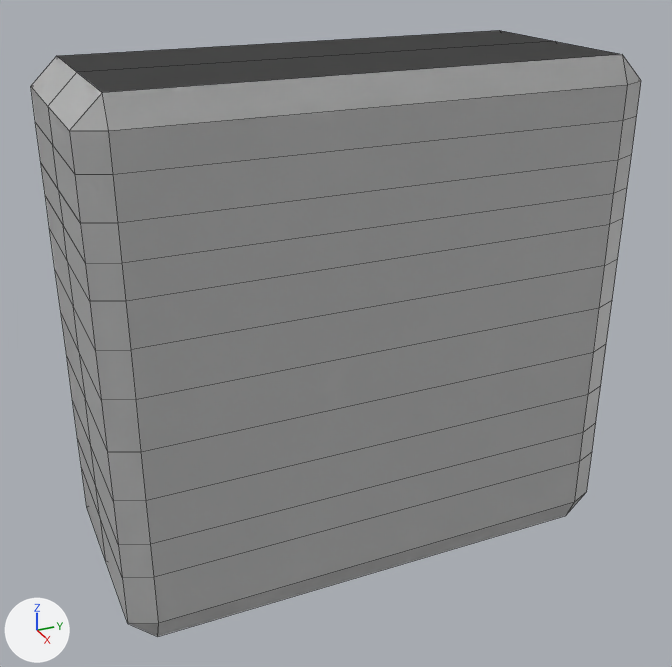
What one commit did to the Blender file Env_Wall_Windowed_A.blend.
Camera for both pictures: a 50 mm camera at (2.72, -8.91, 5.95) aimed at (-4.3, -5.75, 2.44). The axes (+X, +Y, +Z) are drawn at lower left. The lights are the same throughout. The first picture is the older version. Mesh edges are drawn as thin lines.

The scene before the commit, as lines of its bpy script (objects in view):
```python
me_cube_001 = bpy.data.meshes.new('Cube.001')
me_cube_001.from_pydata(...)  # 48 vertices, 36 faces; spans x -1.0..0.0, y -1.0..1.0, z -1.0..1.0
ob_cube = bpy.data.objects.new('Cube', me_cube_001)
ob_cube.location = (-4.36, -5.68, 2.61)
ob_cube.rotation_euler = (0.0, 0.0, -3.142)  # degrees (0, 0, -180)
ob_cube.scale = (1.0, 2.33, 2.25)
_m = ob_cube.modifiers.new('Mirror', 'MIRROR')
_m.use_axis = (True, True, False)
_m = ob_cube.modifiers.new('Bevel', 'BEVEL')
```
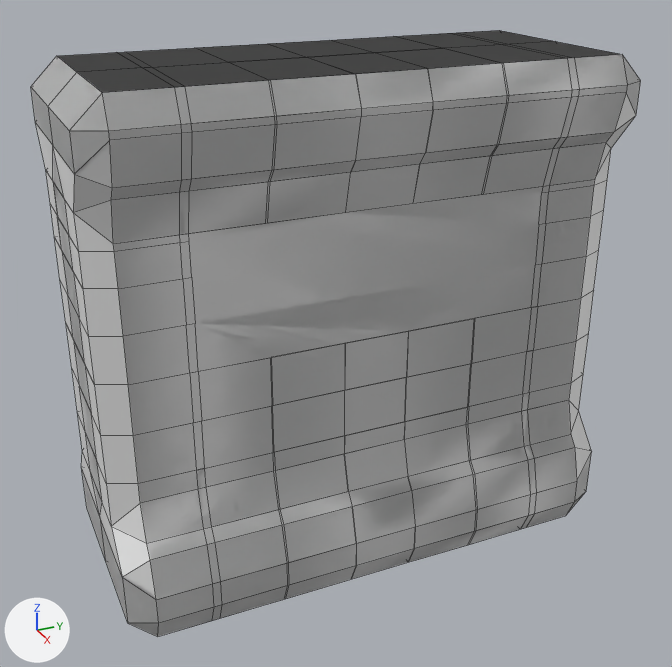
The change, as a list of edits to the scene's bpy script:
```text
Change me_cube_001:
    used by ob_cube; location = (-4.36, -5.68, 2.61); rotation_euler = (0.0, 0.0, -3.142), in degrees (0, 0, -180); scale = (1.0, 2.33, 2.25)
    remove me_cube_001.from_pydata(...)  # 48 vertices, 36 faces; spans x -1.0..0.0, y -1.0..1.0, z -1.0..1.0
    add me_cube_001.from_pydata(...)  # 120 vertices, 94 faces; spans x -1.0..0.26, y -1.0..1.0, z -1.0..1.0
    me_cube_001 part 1
    14 faces are deleted
    32 vertices in x -1.0..0.0, y -1.0..1.0, z -0.55..0.62 move by (0.26, 0.0, 0.0)
    14 new vertices lie (0.0, 0.34, 0.0) away from vertices in x -1.0..0.0, y -1.0, z -1.0..1.0
    14 new vertices lie (0.0, -0.31, 0.0) away from vertices in x -1.0..0.0, y 1.0, z -1.0..1.0
    11 new vertices lie (0.0, 0.25, 0.0) away from vertices in x -1.0..0.0, y -0.66, z -1.0..1.0
    11 new vertices lie (0.0, 0.28, 0.0) away from vertices in x -1.0..0.0, y -0.41, z -1.0..1.0
    11 new vertices lie (0.0, -0.28, 0.0) away from vertices in x -1.0..0.0, y 0.69, z -1.0..1.0
    11 new vertices lie (0.0, 0.26, 0.0) away from vertices in x -1.0..0.0, y -0.13, z -1.0..1.0
    72 new faces join them
```

Pixel boxes [x1, y1, x2, y2] of what changed, in the pictures (672 x 667 px):
part 1 of me_cube_001, cut back: before [35, 32, 641, 630]; after [36, 32, 641, 629]
